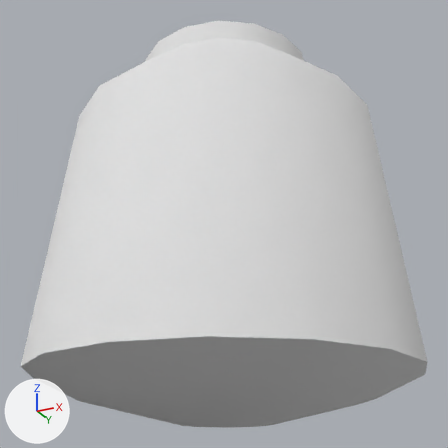
The OBJ model src/main/resources/assets/hbm/models/soyuz_lander_neo.obj, before and after one commit.
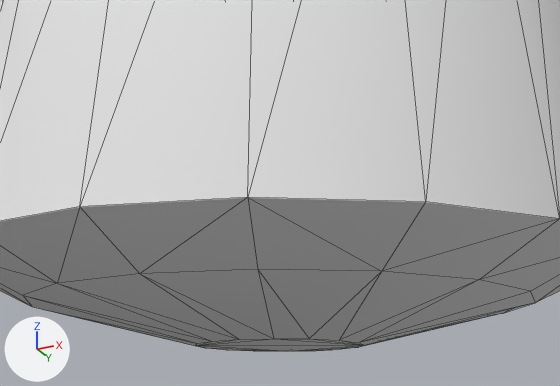
There are two pictures of each version: one whole from a camera (50 mm lens) standing at (1.562, -3.141, -0.252) and looking at (-0.001, -0.016, 1.154), one close up on the part from 13% to 87% of the width and 49% to 100% of the height. Lighting does not change. The marker at lower left points along +X, +Y and +Z. The close-ups show mesh edges as thin lines. Where no turn or scale is listed for an object, it has been applied to the vertices.

Script lines for the objects in view, before the commit:
```python
me_capsule = bpy.data.meshes.new('Capsule')
me_capsule.from_pydata(...)  # 128 vertices, 252 faces; spans x -1.09..1.09, y -1.09..1.09, z 0.0..2.24
me_capsule.materials.append(mat_material)  # white #e7e7e7
ob_capsule = bpy.data.objects.new('Capsule', me_capsule)
ob_capsule.location = (0.0, 0.0, 0.0)
```
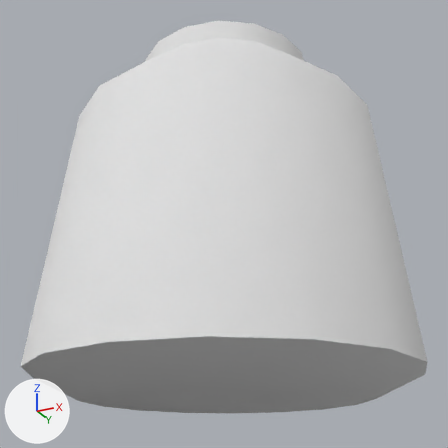
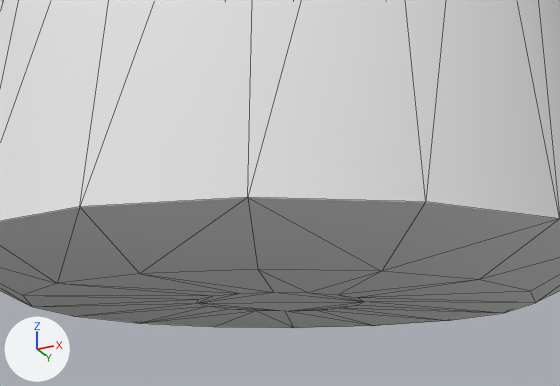
The newer file is also turned or shifted as a whole; pictures and numbers use the older file's frame.

The change in detail:
me_capsule has 128 vertices, 252 faces and spans x -1.09..1.09, y -1.09..1.09, z 0.0..2.24.
me_capsule is used by ob_capsule; location (0.0, 0.0, 0.0).
me_capsule part 1: all 16 vertices in x -0.27..0.27, y -0.27..0.27, z 0.0 are moved by (0.0, 0.0, 0.13).

Changed parts and their boxes (x1, y1, x2, y2) in the close-ups (560 x 386 px; the box of a moved part takes in the faces that stretch with it):
'Capsule', reshaped: before (0, 0, 560, 351); after (0, 0, 560, 328)
part 1 of me_capsule, moved or reshaped: before (23, 269, 535, 351); after (23, 269, 535, 328)
